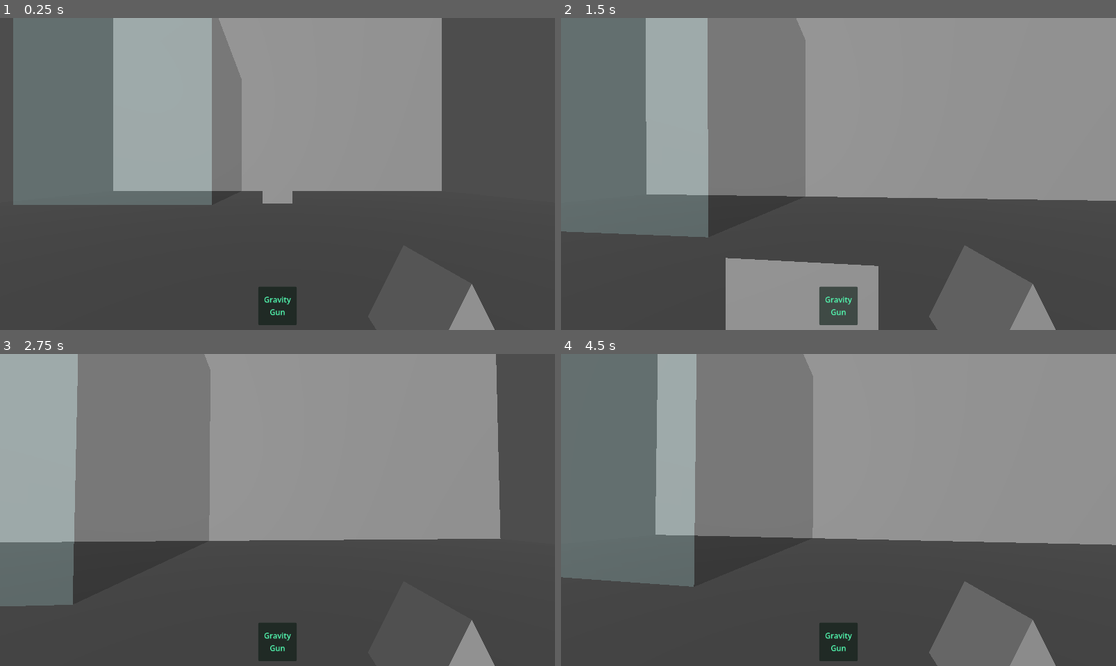
Above: before the commit, frames 1-4 (two rows, left to right).
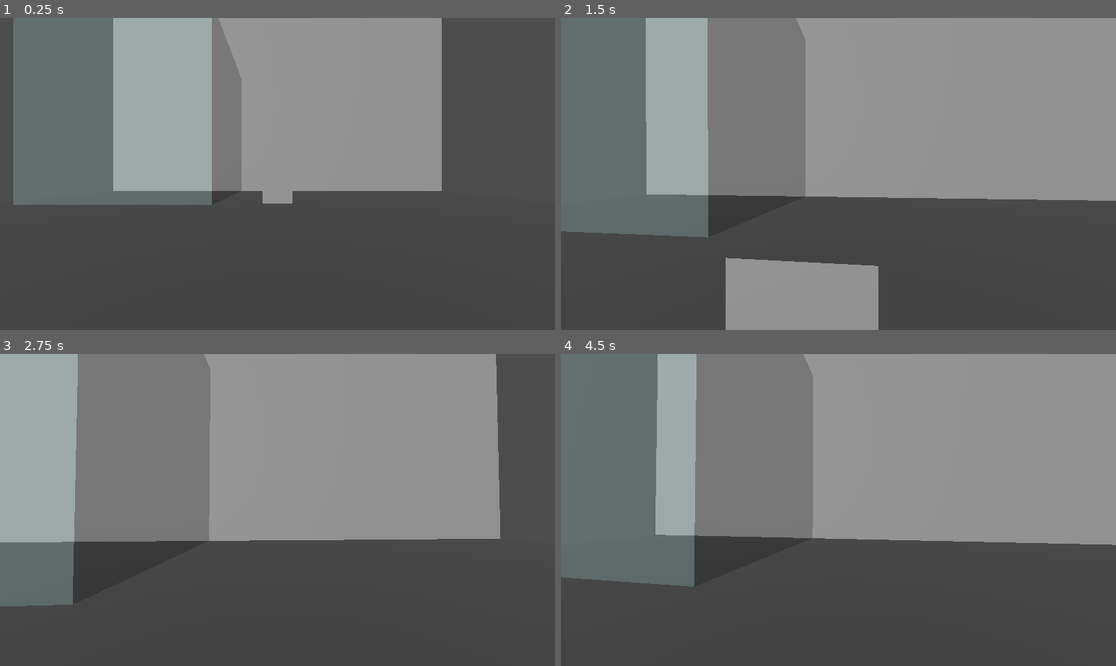
Above: after the commit, the same moments.

Repository: TheObtey/overhead-prototype
Game: Godot game, scene res://scenes/main/KorayTestRoom.tscn
The game is run twice, just before and just after one commit, with the same random seed, the same clock (stepped at 60 frames per second) and the same inputs.
Inputs (mouse positions are in pixels of both pictures, inside the frame that each line leads up to):
- Up to frame 1 (0.25 s): no input
- Up to frame 2 (1.5 s): move the mouse to (866, 174) at 0.52 s; hold W (move_forward) from 0.53 s (still down); tap E (interact) at 0.6 s; tap Space (jump) at 0.77 s; move the mouse to (810, 174) at 1.27 s; click (810, 174) at 1.35 s
- Up to frame 3 (2.75 s): keep holding W (move_forward); tap Space (jump) at 1.52 s; move the mouse to (288, 503) at 2.02 s; right-click (288, 503) at 2.1 s
- Up to frame 4 (4.5 s): keep holding W (move_forward); tap Enter at 2.75 s; move the mouse to (832, 516) at 2.77 s; tap E (interact) at 2.85 s; tap Space (jump) at 3.02, 3.77 s; move the mouse to (877, 513) at 3.52 s; click (877, 513) at 3.6 s; move the mouse to (794, 506) at 4.27 s; right-click (794, 506) at 4.35 s

The runs differ from the first frame. In frame 1, 1.5% of the frame differs, in the area x 46-90%, y 85-100%; in frame 2, 4.7%, in the area x 46-90%, y 72-100%; in frame 3, 1.5%; in frame 4, 4.7%.

Commit message:
[ADD] Pickable weapon entity

Diff:
--- a/scenes/entities/Door/Door.gd
+++ b/scenes/entities/Door/Door.gd
@@ -1,4 +1,4 @@
-extends "res://scenes/entities/EntityBase.gd"
+extends EntityBase
 
 var isOpen = false
 
--- a/scenes/entities/EntityBase.gd
+++ b/scenes/entities/EntityBase.gd
@@ -1,4 +1,4 @@
-class_name Entity
+class_name EntityBase
 extends Node3D
 
 @export var sEntityName: String = "Entity"
--- /dev/null
+++ b/scenes/entities/weapons/GravityGunPickup.tscn
@@ -0,0 +1,11 @@
+[gd_scene format=3 uid="uid://dt180n00k0vcj"]
+
+[ext_resource type="PackedScene" uid="uid://c26dgbj76sim6" path="res://scenes/entities/weapons/WeaponPickupBase.tscn" id="1_83fcn"]
+[ext_resource type="PackedScene" uid="uid://dmixk5axege2a" path="res://scenes/items/weapons/gravity_gun/GravityGun.tscn" id="2_mf3iq"]
+
+[node name="EntityBase" unique_id=108843216 instance=ExtResource("1_83fcn")]
+oWeaponScene = ExtResource("2_mf3iq")
+sEntityName = "GravityGun"
+
+[node name="CSGBox3D" type="CSGBox3D" parent="Visuals" parent_id_path=PackedInt32Array(490728609) index="0" unique_id=1142787307]
+use_collision = true
--- /dev/null
+++ b/scenes/entities/weapons/WeaponPickupBase.gd
@@ -0,0 +1,29 @@
+class_name WeaponPickupBase
+extends EntityBase
+
+@export var oWeaponScene: PackedScene
+@export var bAutoEquipOnPickup = false
+
+func GetPrompt() -> String:
+	return "Pickup"
+
+func Interact(pPlayer: CharacterBody3D) -> void:
+	if not pPlayer or not oWeaponScene:
+		return
+
+	var oItem = oWeaponScene.instantiate()
+
+	if not oItem:
+		return
+
+	var oInventoryComponent = pPlayer.GetInventoryComponent()
+	var oEquipmentComponent = pPlayer.GetEquipmentComponent()
+
+	if oInventoryComponent:
+		oInventoryComponent.AddItem(oItem)
+
+	if oEquipmentComponent and bAutoEquipOnPickup:
+		oEquipmentComponent.EquipItem(oItem)
+
+	queue_free()
+	pPlayer._OnEntityChanged(null)
--- /dev/null
+++ b/scenes/entities/weapons/WeaponPickupBase.tscn
@@ -0,0 +1,10 @@
+[gd_scene format=3 uid="uid://c26dgbj76sim6"]
+
+[ext_resource type="PackedScene" uid="uid://775lp7xn4oqa" path="res://scenes/entities/EntityBase.tscn" id="1_e3nmn"]
+[ext_resource type="Script" uid="uid://bxyey6xc4sk6x" path="res://scenes/entities/weapons/WeaponPickupBase.gd" id="2_wo2ds"]
+
+[node name="EntityBase" unique_id=108843216 instance=ExtResource("1_e3nmn")]
+script = ExtResource("2_wo2ds")
+oWeaponScene = null
+bAutoEquipOnPickup = false
+sEntityName = "Weapon Pickup"
--- a/scenes/items/EquippableItemBase.gd
+++ b/scenes/items/EquippableItemBase.gd
@@ -7,7 +7,6 @@
 func OnEquip(pPlayer: CharacterBody3D) -> void:
 	bIsEquipped = true
 	pOwner = pPlayer
-	print(pOwner.name + " equipped " + name)
 
 func OnUnequip() -> void:
 	bIsEquipped = false
--- a/scenes/main/KorayTestRoom.tscn
+++ b/scenes/main/KorayTestRoom.tscn
@@ -3,6 +3,7 @@
 [ext_resource type="PackedScene" uid="uid://wqqyby20gai6" path="res://scenes/gravity/GravityField.tscn" id="1_o0i0b"]
 [ext_resource type="PackedScene" uid="uid://cd8a4o661vrla" path="res://scenes/player/PlayerBase.tscn" id="2_nx2fd"]
 [ext_resource type="PackedScene" uid="uid://bexqq70pwxkyp" path="res://scenes/entities/physics/CarryableEntity.tscn" id="2_oscr4"]
+[ext_resource type="PackedScene" uid="uid://dt180n00k0vcj" path="res://scenes/entities/weapons/GravityGunPickup.tscn" id="3_oscr4"]
 
 [sub_resource type="BoxMesh" id="BoxMesh_0v1y0"]
 
@@ -36,8 +37,12 @@
 transform = Transform3D(9.912121, 0, 0, 0, -3.7404973e-07, -10.389285, 0, 8.55726, -4.5413006e-07, 8.213209, 5.0763936, 10.711437)
 vecGravityDirection = Vector3(0, 0, 1)
 
-[node name="CarryableEntity" parent="World" unique_id=942434338 instance=ExtResource("2_oscr4")]
+[node name="Carlos" parent="World" unique_id=942434338 instance=ExtResource("2_oscr4")]
 transform = Transform3D(1, 0, 0, 0, 1, 0, 0, 0, 1, 0, 1.4528842, 3.7188854)
+
+[node name="Steve" parent="World" unique_id=108843216 instance=ExtResource("3_oscr4")]
+transform = Transform3D(1, 0, 0, 0, 1, 0, 0, 0, 1, 7.680721, 0.625, -3.6055298)
+bAutoEquipOnPickup = true
 
 [node name="Players" type="Node" parent="." unique_id=1879509615]
 
--- a/scenes/player/PlayerBase.gd
+++ b/scenes/player/PlayerBase.gd
@@ -27,12 +27,6 @@
 	oInventoryComponent.Setup(self)
 	oEquipmentComponent.Setup(self, oViewmodelRoot)
 
-	var oGravityGun = preload("res://scenes/items/weapons/gravity_gun/GravityGun.tscn").instantiate()
-	add_child(oGravityGun)
-
-	oInventoryComponent.AddItem(oGravityGun)
-	oEquipmentComponent.EquipItem(oGravityGun)
-
 	oHotbarUI.Setup(self, oInventoryComponent, oEquipmentComponent)
 
 func _unhandled_input(oEvent: InputEvent) -> void:
@@ -56,6 +50,12 @@
 		$HUD/Text.visible = true
 	else:
 		$HUD/Text.visible = false
+
+func GetInventoryComponent() -> Node:
+	return oInventoryComponent
+
+func GetEquipmentComponent() -> Node:
+	return oEquipmentComponent
 
 func HandleHotbarInput(oEvent: InputEvent) -> void:
 	if not oEvent.is_pressed():
--- a/scenes/player/components/InteractComponent.gd
+++ b/scenes/player/components/InteractComponent.gd
@@ -45,7 +45,7 @@
 func _FindEntity(oNode: Node) -> Node:
 	var oCurrent: Node = oNode
 	while oCurrent:
-		if oCurrent is Entity:
+		if oCurrent is EntityBase:
 			return oCurrent
 		oCurrent = oCurrent.get_parent()
 	return null
Not shown, added: scenes/entities/weapons/WeaponPickupBase.gd.uid
